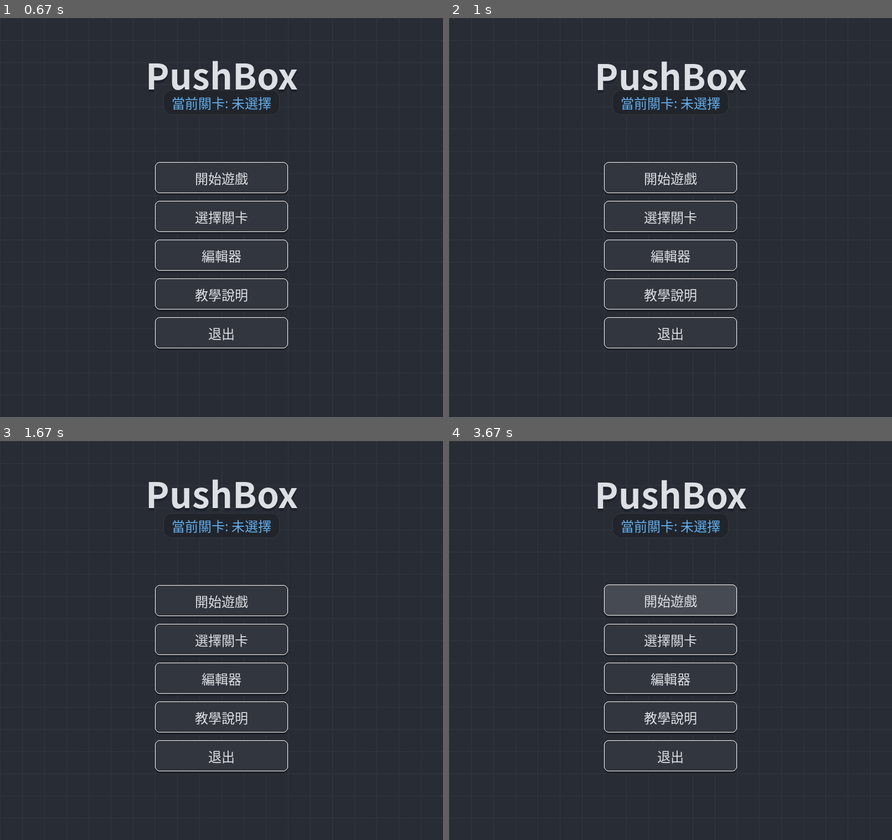
Above: before the commit, frames 1-4 (two rows, left to right).
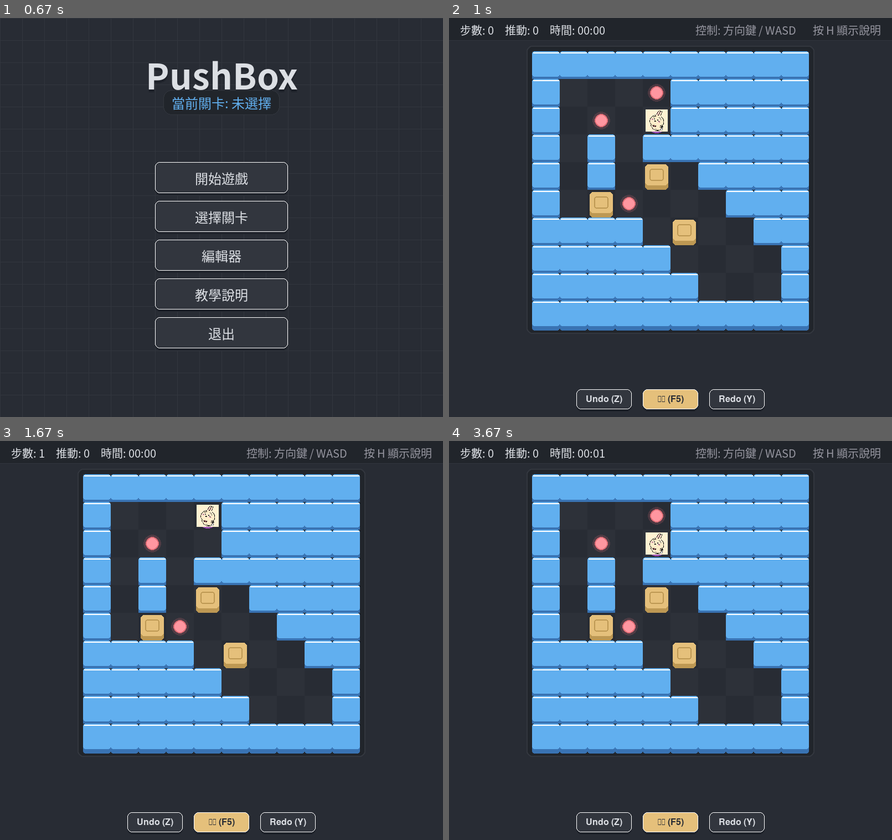
Above: after the commit, the same moments.

Repository: YI-TING-EE13/Pushbox-Pygame
Game: pygame game, started from main.py
The game is run twice, just before and just after one commit, with the same random seed, the same clock (stepped at 60 frames per second) and the same inputs.
Inputs (mouse positions are in pixels of both pictures, inside the frame that each line leads up to):
- Up to frame 1 (0.67 s): hold W from 0.33 s (still down); hold Right from 0.33 s (still down); move the mouse to (203, 233) at 0.37 s
- Up to frame 2 (1 s): release W at 0.8 s; release Right at 0.8 s; tap Space at 0.88 s
- Up to frame 3 (1.67 s): hold W from 1.22 s (still down); hold Right from 1.22 s (still down)
- Up to frame 4 (3.67 s): release W at 1.68 s; release Right at 1.68 s; tap Enter at 1.77 s; tap S at 2.1 s; click (670, 824) at 2.48 s, where only the run after the commit has a clickable "重置 (F5)"; press the mouse at (750, 528) at 2.8 s; move the mouse to (732, 524) at 2.9 s; release the mouse at (719, 524) at 3.03 s; click (736, 824) at 3.15 s, where only the run after the commit has a clickable "Redo (Y)"; press the mouse at (750, 528) at 3.47 s; move the mouse to (639, 596) at 3.57 s

Frame 1 is identical in both runs. In frame 2, 34% of the frame differs, in the area x 2-98%, y 1-99%; in frame 3, 34%; in frame 4, 35%.

Commit message:
feat(ui): implement keyboard navigation and Ctrl+Q quit shortcut

Diff:
--- a/main.py
+++ b/main.py
@@ -66,6 +66,7 @@
         self.running = True
         self.control_feedback_timer = 0  # For showing control scheme change
         self.control_feedback_text = ""
+        self.menu_selected_index = 0
 
         # Setup callbacks
         self._setup_callbacks()
@@ -210,6 +211,7 @@
         self.editor = None
         self.controller.is_paused = False
         self.controller.input_handler.clear_input_state()
+        self.menu_selected_index = 0
 
     def _quit(self) -> None:
         """Quit the game."""
@@ -227,6 +229,15 @@
         """Handle pygame events."""
         for event in pygame.event.get():
             if event.type == pygame.QUIT:
+                self.running = False
+                return
+
+            # Global Ctrl+Q Quit shortcut
+            if (
+                event.type == pygame.KEYDOWN
+                and event.key == pygame.K_q
+                and (getattr(event, "mod", 0) & pygame.KMOD_CTRL)
+            ):
                 self.running = False
                 return
 
@@ -259,6 +270,11 @@
 
             # Global shortcuts
             if event.type == pygame.KEYDOWN:
+                # Help overlay dismissal on any keypress (only KEYDOWN)
+                if self.current_screen == "game" and self.show_help:
+                    self.show_help = False
+                    continue
+
                 # If editing and typing, ignore global shortcuts
                 if (
                     self.current_screen == "editor"
@@ -287,6 +303,25 @@
                     self.current_screen = "menu"
 
             elif self.current_screen == "menu":
+                if event.type == pygame.KEYDOWN:
+                    if self.menu.buttons:
+                        if event.key in [pygame.K_UP, pygame.K_w]:
+                            self.menu_selected_index = (
+                                self.menu_selected_index - 1
+                            ) % len(self.menu.buttons)
+                        elif event.key in [pygame.K_DOWN, pygame.K_s]:
+                            self.menu_selected_index = (
+                                self.menu_selected_index + 1
+                            ) % len(self.menu.buttons)
+                        elif event.key in [pygame.K_RETURN, pygame.K_SPACE]:
+                            if 0 <= self.menu_selected_index < len(self.menu.buttons):
+                                button = self.menu.buttons[self.menu_selected_index]
+                                if button.callback:
+                                    button.callback()
+                elif event.type == pygame.MOUSEMOTION:
+                    for idx, button in enumerate(self.menu.buttons):
+                        if button.rect.collidepoint(event.pos):
+                            self.menu_selected_index = idx
                 self.menu.handle_event(event)
 
             elif self.current_screen == "game":
@@ -382,6 +417,8 @@
             self.tutorial.draw()
 
         elif self.current_screen == "menu":
+            for idx, button in enumerate(self.menu.buttons):
+                button.selected = idx == self.menu_selected_index
             current = self.controller.get_current_level_name() or "未選擇"
             self.menu.draw(self.controller.get_available_levels(), current)
             self._draw_feedback()
